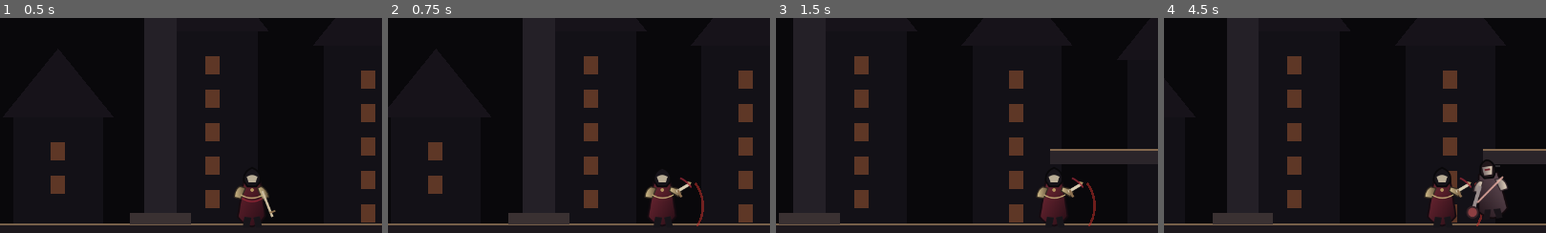
Above: before the commit, frames 1-4 (left to right).
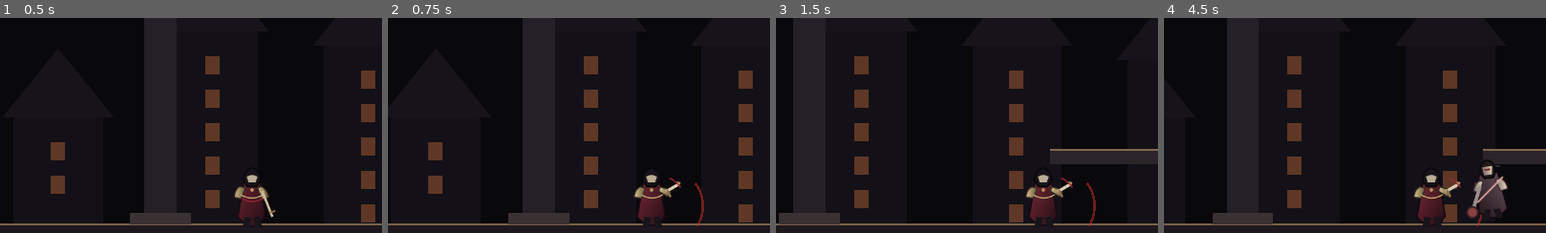
Above: after the commit, the same moments.

Repository: heliossamuelhernandezreyes/Godot-juegos-2d
Game: Godot game, scene res://main.tscn
Same seed, same stepped clock (60 frames per second), same inputs: the game is played once before the commit and once after it.
Inputs (mouse positions are % of the whole screen's width and height, from its top left):
- Up to frame 1 (0.5 s): no input
- Up to frame 2 (0.75 s): tap Enter at 0.5 s; move the mouse to (72, 45) at 0.52 s; hold D (move_right) from 0.53 s (still down); tap J (attack) at 0.6 s; click (72, 45) at 0.67 s
- Up to frame 3 (1.5 s): tap Space (jump) at 0.77 s; release D (move_right) at 1.25 s; drag from (30, 55) to (53, 72) at 1.27 s
- Up to frame 4 (4.5 s): move the mouse to (60, 28) at 2.02 s; hold A (move_left) 2.03-2.75 s; tap Shift (dash) at 2.1 s; tap J (attack) at 2.3, 3.6 s; drag from (45, 70) to (79, 81) at 2.77 s; move the mouse to (80, 65) at 3.52 s; hold D (move_right) 3.53-4.25 s; tap Space (jump) at 3.77 s; drag from (20, 35) to (63, 81) at 4.27 s
The pictures show only the part of the screen within x 17-67%, y 37-87%; the shares and areas given below are measured in that part.

Frame 1 is identical in both runs. In frame 2, 1.5% of the frame differs, in the area x 64-80%, y 72-97%; in frame 3, 1.5%; in frame 4, 1.7%, in the area x 65-81%, y 71-97%.

Commit message:
art(mortofe): align normalized attack sprite to gameplay pivot

Diff:
--- a/Mortofe/scripts/player.gd
+++ b/Mortofe/scripts/player.gd
@@ -185,17 +185,15 @@
 	if not is_instance_valid(visual):
 		return
 	var next_texture: Texture2D = PLAYER_IDLE
-	var attack_offset := 0.0
 	if attack_left > 0.0:
 		next_texture = PLAYER_ATTACK
-		attack_offset = 18.0 * float(facing)
 	elif not is_on_floor():
 		next_texture = PLAYER_JUMP
 	elif absf(velocity.x) > 24.0:
 		next_texture = PLAYER_RUN
 	visual.texture = next_texture
 	visual.flip_h = facing < 0
-	visual.position = Vector2(attack_offset, -20)
+	visual.position = Vector2(0, -20)
 	visual.modulate = Color(1.0, 0.86, 0.86) if invulnerability_left > 0.0 and int(invulnerability_left * 24.0) % 2 == 0 else Color.WHITE
 
 func _build_camera() -> void:
